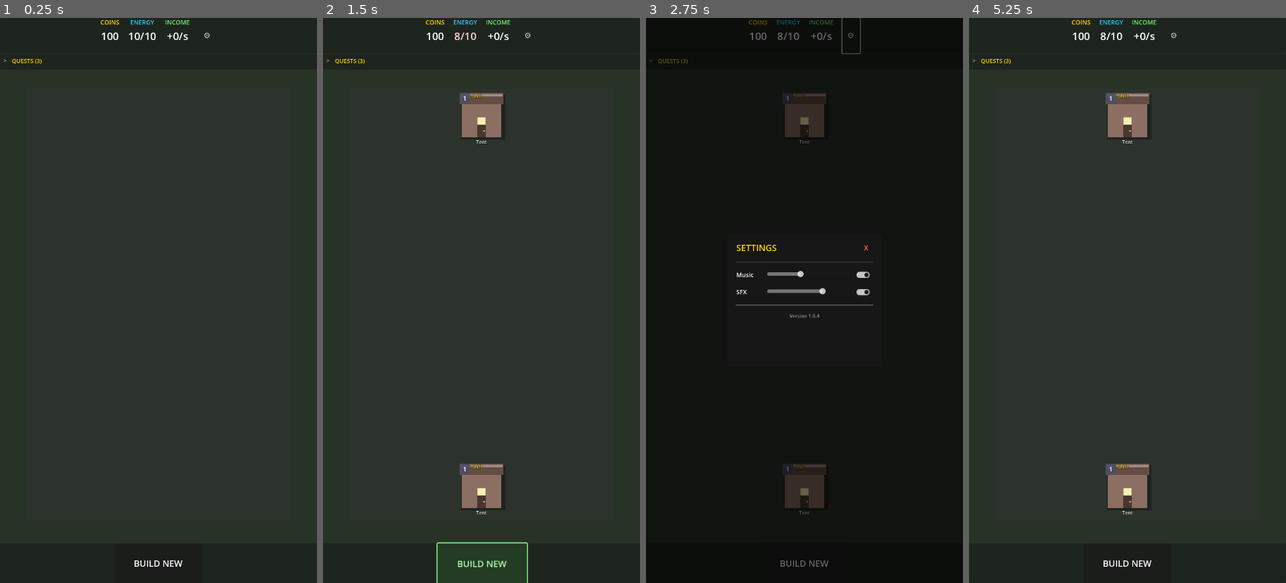
Above: before the commit, frames 1-4 (left to right).
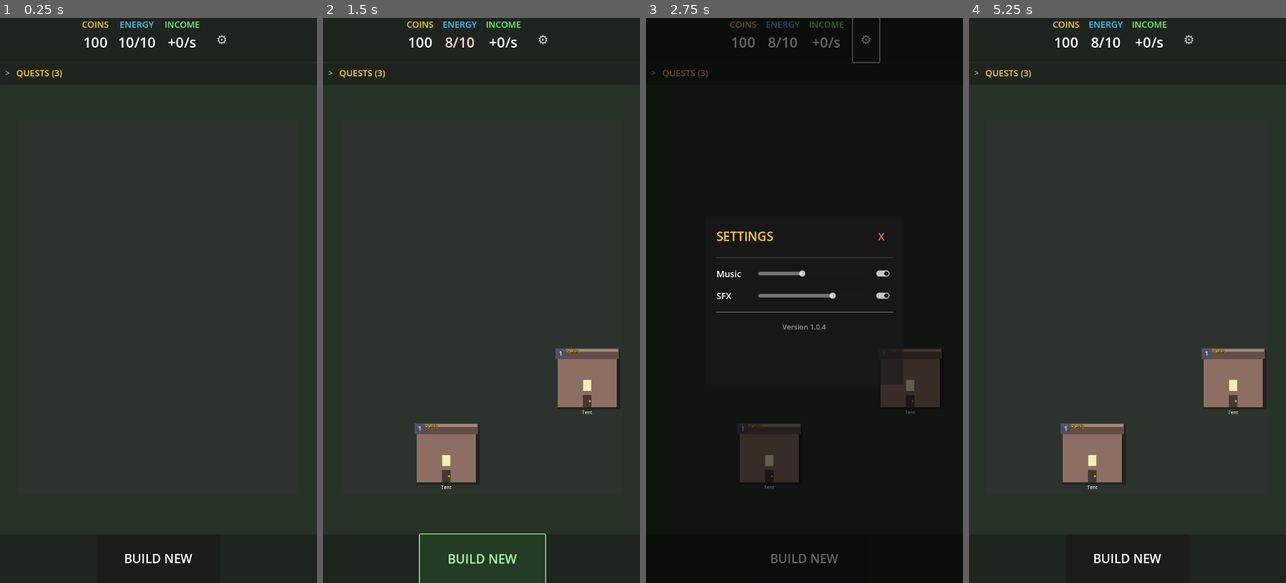
Above: after the commit, the same moments.

Repository: Josefinolis/mobile-civ-merging-game
Game: Godot game, scene res://scenes/main.tscn
Two runs of this game, one before a commit and one after it. Both use one fixed random seed, a clock stepped at 60 frames per second and the inputs below.
Inputs (mouse positions are in pixels of both pictures, inside the frame that each line leads up to; where the layout moved, square brackets give the same spot in the first picture):
- Up to frame 1 (0.25 s): no input
- Up to frame 2 (1.5 s): click "BUILD NEW" at 0.5 s; click "BUILD NEW" at 1.25 s
- Up to frame 3 (2.75 s): click "⚙" at 2 s
- Up to frame 4 (5.25 s): click "QUESTS (3)" at 2.75 s; click "⚙" at 3.5 s; click (1206, 294) [1184, 294] at 4.25 s; click "QUESTS (3)" at 5 s

The runs differ from the first frame. In frame 1, 1.0% of the frame differs, in the area x 1-72%, y 0-98%; in frame 2, 7.2%, in the area x 1-94%, y 0-100%; in frame 3, 6.5%; in frame 4, 6.8%.

Commit message:
Make UI bigger and more touch-friendly
- Reduce grid from 5x7 to 4x5 for larger buildings
- Increase cell size from 120x140 to 160x170
- Increase all font sizes by ~50%
- Make buttons larger (BUILD NEW: 280x80, Settings: 60x60)
- Enlarge settings panel and controls
- Increase quest panel sizes

Diff:
--- a/scenes/main.tscn
+++ b/scenes/main.tscn
@@ -27,7 +27,7 @@
 layout_mode = 1
 anchors_preset = 10
 anchor_right = 1.0
-offset_bottom = 80.0
+offset_bottom = 100.0
 grow_horizontal = 2
 
 [node name="HBox" type="HBoxContainer" parent="TopBar"]
@@ -41,14 +41,14 @@
 [node name="CoinsTitle" type="Label" parent="TopBar/HBox/CoinsContainer"]
 layout_mode = 2
 theme_override_colors/font_color = Color(1, 0.84, 0, 1)
-theme_override_font_sizes/font_size = 14
+theme_override_font_sizes/font_size = 20
 text = "COINS"
 horizontal_alignment = 1
 
 [node name="CoinsLabel" type="Label" parent="TopBar/HBox/CoinsContainer"]
 layout_mode = 2
 theme_override_colors/font_color = Color(1, 1, 1, 1)
-theme_override_font_sizes/font_size = 24
+theme_override_font_sizes/font_size = 32
 text = "0"
 horizontal_alignment = 1
 
@@ -58,14 +58,14 @@
 [node name="EnergyTitle" type="Label" parent="TopBar/HBox/EnergyContainer"]
 layout_mode = 2
 theme_override_colors/font_color = Color(0.2, 0.8, 1, 1)
-theme_override_font_sizes/font_size = 14
+theme_override_font_sizes/font_size = 20
 text = "ENERGY"
 horizontal_alignment = 1
 
 [node name="EnergyLabel" type="Label" parent="TopBar/HBox/EnergyContainer"]
 layout_mode = 2
 theme_override_colors/font_color = Color(1, 1, 1, 1)
-theme_override_font_sizes/font_size = 24
+theme_override_font_sizes/font_size = 32
 text = "10/10"
 horizontal_alignment = 1
 
@@ -75,22 +75,22 @@
 [node name="IncomeTitle" type="Label" parent="TopBar/HBox/IncomeContainer"]
 layout_mode = 2
 theme_override_colors/font_color = Color(0.4, 1, 0.4, 1)
-theme_override_font_sizes/font_size = 14
+theme_override_font_sizes/font_size = 20
 text = "INCOME"
 horizontal_alignment = 1
 
 [node name="IncomeLabel" type="Label" parent="TopBar/HBox/IncomeContainer"]
 layout_mode = 2
 theme_override_colors/font_color = Color(1, 1, 1, 1)
-theme_override_font_sizes/font_size = 24
+theme_override_font_sizes/font_size = 32
 text = "+0/s"
 horizontal_alignment = 1
 
 [node name="SettingsButton" type="Button" parent="TopBar/HBox"]
-custom_minimum_size = Vector2(40, 40)
+custom_minimum_size = Vector2(60, 60)
 layout_mode = 2
 theme_override_colors/font_color = Color(0.8, 0.8, 0.8, 1)
-theme_override_font_sizes/font_size = 18
+theme_override_font_sizes/font_size = 28
 text = "⚙"
 flat = true
 
@@ -99,13 +99,13 @@
 anchors_preset = 15
 anchor_right = 1.0
 anchor_bottom = 1.0
-offset_top = 120.0
-offset_bottom = -100.0
+offset_top = 150.0
+offset_bottom = -120.0
 grow_horizontal = 2
 grow_vertical = 2
 
 [node name="GameGrid" type="Control" parent="GridContainer"]
-custom_minimum_size = Vector2(600, 980)
+custom_minimum_size = Vector2(640, 850)
 layout_mode = 2
 script = ExtResource("2_grid")
 
@@ -128,8 +128,8 @@
 [node name="Highlight" type="ColorRect" parent="GridContainer/GameGrid"]
 visible = false
 layout_mode = 1
-offset_right = 120.0
-offset_bottom = 140.0
+offset_right = 160.0
+offset_bottom = 170.0
 color = Color(0, 1, 0, 0.3)
 
 [node name="BottomBar" type="PanelContainer" parent="."]
@@ -138,7 +138,7 @@
 anchor_top = 1.0
 anchor_right = 1.0
 anchor_bottom = 1.0
-offset_top = -90.0
+offset_top = -110.0
 grow_horizontal = 2
 grow_vertical = 0
 
@@ -147,48 +147,48 @@
 alignment = 1
 
 [node name="SpawnButton" type="Button" parent="BottomBar/HBox"]
-custom_minimum_size = Vector2(200, 60)
+custom_minimum_size = Vector2(280, 80)
 layout_mode = 2
 theme_override_colors/font_color = Color(1, 1, 1, 1)
-theme_override_font_sizes/font_size = 20
+theme_override_font_sizes/font_size = 28
 text = "BUILD NEW"
 
 [node name="QuestPanel" type="PanelContainer" parent="."]
-custom_minimum_size = Vector2(0, 35)
+custom_minimum_size = Vector2(0, 50)
 layout_mode = 1
 anchors_preset = 10
 anchor_right = 1.0
-offset_top = 82.0
-offset_bottom = 117.0
+offset_top = 102.0
+offset_bottom = 152.0
 grow_horizontal = 2
 script = ExtResource("3_quest")
 
 [node name="MarginContainer" type="MarginContainer" parent="QuestPanel"]
 layout_mode = 2
-theme_override_constants/margin_left = 8
-theme_override_constants/margin_top = 2
-theme_override_constants/margin_right = 8
-theme_override_constants/margin_bottom = 2
+theme_override_constants/margin_left = 12
+theme_override_constants/margin_top = 4
+theme_override_constants/margin_right = 12
+theme_override_constants/margin_bottom = 4
 
 [node name="VBox" type="VBoxContainer" parent="QuestPanel/MarginContainer"]
 layout_mode = 2
-theme_override_constants/separation = 2
+theme_override_constants/separation = 4
 
 [node name="TitleBar" type="HBoxContainer" parent="QuestPanel/MarginContainer/VBox"]
 layout_mode = 2
-theme_override_constants/separation = 8
+theme_override_constants/separation = 10
 
 [node name="CollapseIcon" type="Label" parent="QuestPanel/MarginContainer/VBox/TitleBar"]
 layout_mode = 2
 theme_override_colors/font_color = Color(0.7, 0.7, 0.7, 1)
-theme_override_font_sizes/font_size = 12
+theme_override_font_sizes/font_size = 18
 text = ">"
 
 [node name="TitleButton" type="Button" parent="QuestPanel/MarginContainer/VBox/TitleBar"]
 layout_mode = 2
 size_flags_horizontal = 3
 theme_override_colors/font_color = Color(1, 0.84, 0, 1)
-theme_override_font_sizes/font_size = 13
+theme_override_font_sizes/font_size = 20
 flat = true
 text = "QUESTS (3)"
 alignment = 0
@@ -196,7 +196,7 @@
 [node name="QuestsContainer" type="VBoxContainer" parent="QuestPanel/MarginContainer/VBox"]
 visible = false
 layout_mode = 2
-theme_override_constants/separation = 2
+theme_override_constants/separation = 4
 
 [node name="SettingsOverlay" type="ColorRect" parent="."]
 visible = false
@@ -211,31 +211,31 @@
 
 [node name="SettingsPanel" type="PanelContainer" parent="."]
 visible = false
-custom_minimum_size = Vector2(350, 300)
+custom_minimum_size = Vector2(450, 380)
 layout_mode = 1
 anchors_preset = 8
 anchor_left = 0.5
 anchor_top = 0.5
 anchor_right = 0.5
 anchor_bottom = 0.5
-offset_left = -175.0
-offset_top = -150.0
-offset_right = 175.0
-offset_bottom = 150.0
+offset_left = -225.0
+offset_top = -190.0
+offset_right = 225.0
+offset_bottom = 190.0
 grow_horizontal = 2
 grow_vertical = 2
 script = ExtResource("4_settings")
 
 [node name="MarginContainer" type="MarginContainer" parent="SettingsPanel"]
 layout_mode = 2
-theme_override_constants/margin_left = 20
-theme_override_constants/margin_top = 15
-theme_override_constants/margin_right = 20
-theme_override_constants/margin_bottom = 15
+theme_override_constants/margin_left = 25
+theme_override_constants/margin_top = 20
+theme_override_constants/margin_right = 25
+theme_override_constants/margin_bottom = 20
 
 [node name="VBox" type="VBoxContainer" parent="SettingsPanel/MarginContainer"]
 layout_mode = 2
-theme_override_constants/separation = 15
+theme_override_constants/separation = 20
 
 [node name="Header" type="HBoxContainer" parent="SettingsPanel/MarginContainer/VBox"]
 layout_mode = 2
@@ -244,14 +244,14 @@
 layout_mode = 2
 size_flags_horizontal = 3
 theme_override_colors/font_color = Color(1, 0.84, 0, 1)
-theme_override_font_sizes/font_size = 20
+theme_override_font_sizes/font_size = 28
 text = "SETTINGS"
 
 [node name="CloseButton" type="Button" parent="SettingsPanel/MarginContainer/VBox/Header"]
-custom_minimum_size = Vector2(30, 30)
+custom_minimum_size = Vector2(50, 50)
 layout_mode = 2
 theme_override_colors/font_color = Color(1, 0.4, 0.4, 1)
-theme_override_font_sizes/font_size = 16
+theme_override_font_sizes/font_size = 24
 text = "X"
 flat = true
 
@@ -260,16 +260,16 @@
 
 [node name="MusicRow" type="HBoxContainer" parent="SettingsPanel/MarginContainer/VBox"]
 layout_mode = 2
-theme_override_constants/separation = 10
+theme_override_constants/separation = 15
 
 [node name="MusicLabel" type="Label" parent="SettingsPanel/MarginContainer/VBox/MusicRow"]
-custom_minimum_size = Vector2(60, 0)
-layout_mode = 2
-theme_override_font_sizes/font_size = 14
+custom_minimum_size = Vector2(80, 0)
+layout_mode = 2
+theme_override_font_sizes/font_size = 20
 text = "Music"
 
 [node name="MusicSlider" type="HSlider" parent="SettingsPanel/MarginContainer/VBox/MusicRow"]
-custom_minimum_size = Vector2(150, 20)
+custom_minimum_size = Vector2(180, 30)
 layout_mode = 2
 size_flags_horizontal = 3
 max_value = 100.0
@@ -281,16 +281,16 @@
 
 [node name="SFXRow" type="HBoxContainer" parent="SettingsPanel/MarginContainer/VBox"]
 layout_mode = 2
-theme_override_constants/separation = 10
+theme_override_constants/separation = 15
 
 [node name="SFXLabel" type="Label" parent="SettingsPanel/MarginContainer/VBox/SFXRow"]
-custom_minimum_size = Vector2(60, 0)
-layout_mode = 2
-theme_override_font_sizes/font_size = 14
+custom_minimum_size = Vector2(80, 0)
+layout_mode = 2
+theme_override_font_sizes/font_size = 20
 text = "SFX"
 
 [node name="SFXSlider" type="HSlider" parent="SettingsPanel/MarginContainer/VBox/SFXRow"]
-custom_minimum_size = Vector2(150, 20)
+custom_minimum_size = Vector2(180, 30)
 layout_mode = 2
 size_flags_horizontal = 3
 max_value = 100.0
@@ -306,6 +306,6 @@
 [node name="VersionLabel" type="Label" parent="SettingsPanel/MarginContainer/VBox"]
 layout_mode = 2
 theme_override_colors/font_color = Color(0.6, 0.6, 0.6, 1)
-theme_override_font_sizes/font_size = 11
+theme_override_font_sizes/font_size = 16
 text = "Version 1.0.0"
 horizontal_alignment = 1
--- a/scripts/autoload/game_manager.gd
+++ b/scripts/autoload/game_manager.gd
@@ -39,7 +39,7 @@
 var highest_unlocked_level: int = 1
 
 # Grid state
-var grid_size: Vector2i = Vector2i(5, 7)
+var grid_size: Vector2i = Vector2i(4, 5)
 var grid: Array = []  # 2D array of building levels (0 = empty)
 
 # Fractional coin accumulator (for smooth generation)
--- a/scripts/game_grid.gd
+++ b/scripts/game_grid.gd
@@ -6,8 +6,8 @@
 
 const BUILDING_SCENE_PATH = "res://scenes/building.tscn"
 
-@export var cell_size: Vector2 = Vector2(120, 140)
-@export var cell_padding: Vector2 = Vector2(10, 10)
+@export var cell_size: Vector2 = Vector2(160, 170)
+@export var cell_padding: Vector2 = Vector2(8, 8)
 
 var building_scene: PackedScene
 var buildings: Array = []  # 2D array of Building nodes
--- a/scripts/ui/quest_panel.gd
+++ b/scripts/ui/quest_panel.gd
@@ -36,9 +36,9 @@
 	var tween = create_tween()
 	tween.set_ease(Tween.EASE_OUT)
 	if expanded:
-		tween.tween_property(self, "custom_minimum_size:y", 160, 0.2)
+		tween.tween_property(self, "custom_minimum_size:y", 200, 0.2)
 	else:
-		tween.tween_property(self, "custom_minimum_size:y", 35, 0.2)
+		tween.tween_property(self, "custom_minimum_size:y", 50, 0.2)
 
 func _refresh_quests() -> void:
 	# Update title with quest count
@@ -76,14 +76,14 @@
 		var percent = float(quest.progress) / float(quest.target) * 100
 		progress_circle.text = "[%d%%]" % percent
 		progress_circle.add_theme_color_override("font_color", Color.YELLOW)
-	progress_circle.add_theme_font_size_override("font_size", 10)
+	progress_circle.add_theme_font_size_override("font_size", 14)
 	item.add_child(progress_circle)
 
 	# Description (shortened)
 	var desc_label = Label.new()
 	desc_label.name = "Desc"
 	desc_label.text = _shorten_description(quest.description)
-	desc_label.add_theme_font_size_override("font_size", 11)
+	desc_label.add_theme_font_size_override("font_size", 16)
 	desc_label.add_theme_color_override("font_color", Color.WHITE if not quest.completed else Color.GREEN)
 	desc_label.size_flags_horizontal = Control.SIZE_EXPAND_FILL
 	item.add_child(desc_label)
@@ -92,7 +92,7 @@
 	var reward_label = Label.new()
 	reward_label.name = "Reward"
 	reward_label.text = "+%d" % quest.reward_coins
-	reward_label.add_theme_font_size_override("font_size", 10)
+	reward_label.add_theme_font_size_override("font_size", 14)
 	reward_label.add_theme_color_override("font_color", Color.GOLD)
 	item.add_child(reward_label)
 
Not shown, added: .claude/CLAUDE.md
